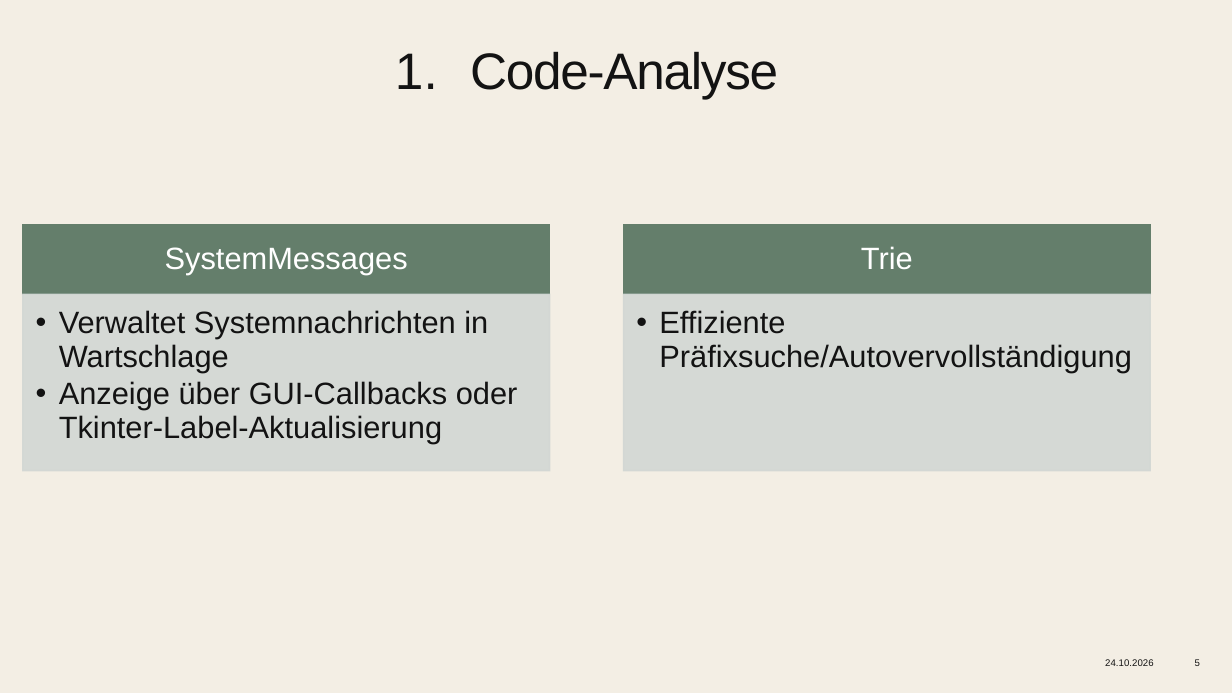
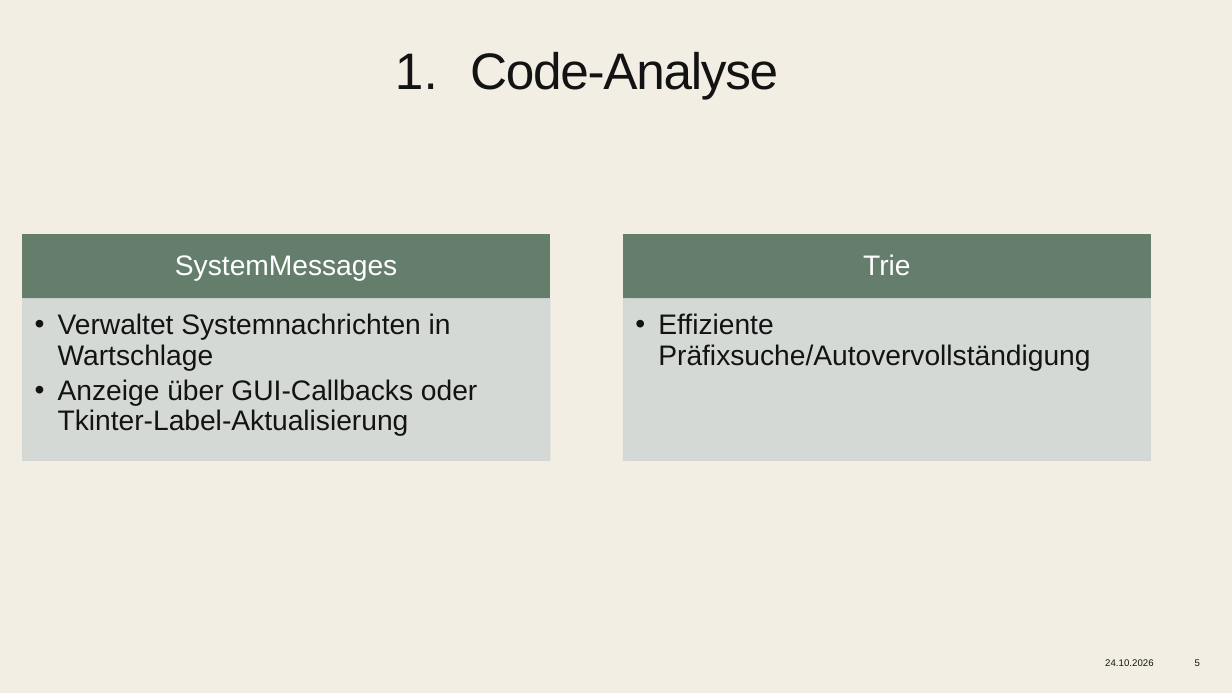
Before and after one commit to CallMeMosaic/AlgoMarkplatz, a slide deck: slide 5 of ALG Team 04 - Teilaufgabe1.pptx. Drawn at 1232x693 pixels with LibreOffice and Linux fonts; fonts in the diff are those of the drawing. Boxes give left, top, right and bottom in pixels: in the first picture for what was removed or moved away, otherwise in the second. Text is boxed around its words. In the diff, an @@ line names an element or a change of style, - is before the commit and + after.

```diff
--- a/ALG Team 04 - Teilaufgabe1.pptx
+++ b/ALG Team 04 - Teilaufgabe1.pptx
@@ text "SystemMessages": place and size @@
-text "SystemMessages" at box(165, 247, 408, 274)
+text "SystemMessages" at box(175, 255, 397, 281)
@@ rectangle: place and size @@
-rectangle at box(23, 225, 550, 295)
+rectangle at box(23, 235, 550, 299)
@@ size 24 to 22 pt in 4 elements at box(58, 313, 477, 436), box(658, 313, 1090, 371), box(175, 255, 397, 281), box(863, 254, 910, 275) @@
@@ text "Trie": place and size @@
-text "Trie" at box(861, 246, 913, 269)
+text "Trie" at box(863, 254, 910, 275)
@@ rectangle: place and size @@
-rectangle at box(624, 225, 1151, 295)
+rectangle at box(624, 235, 1151, 299)
@@ rectangle: place and size @@
-rectangle at box(23, 294, 550, 470)
+rectangle at box(23, 299, 550, 460)
@@ rectangle: place and size @@
-rectangle at box(624, 294, 1151, 470)
+rectangle at box(624, 299, 1151, 460)
```
Also in this commit, not shown: 3 other slides changed.
